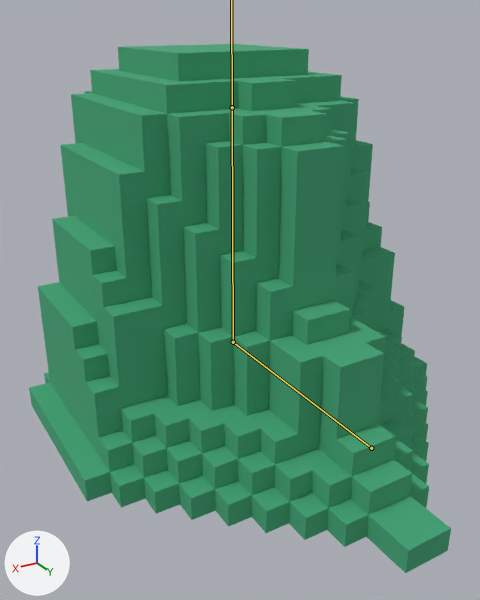
Before and after pictures for a commit that changed the FBX model AGS2020 Unity/Assets/_My/Model/Slime.fbx.
Rendered twice from a 50 mm camera at (1.45, 2.37, 1.73) aimed at (0.12, 0.14, 0.62). Arrows for +X, +Y and +Z are at lower left; the lights stay in place. The bones that bend it are drawn over the model as lines.

Names of what the first picture shows: 'ObjObject'.
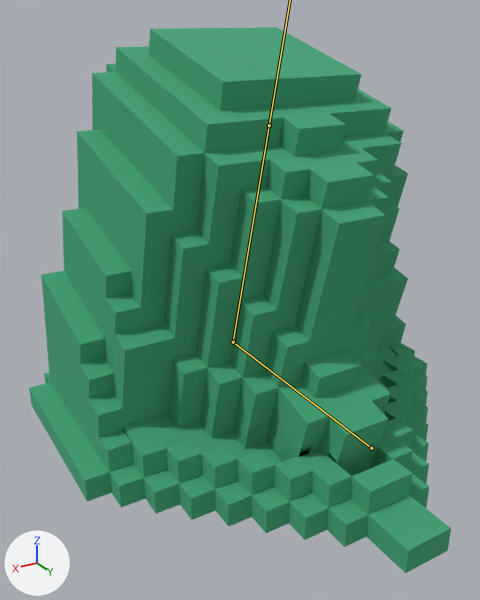
The newer file adds an action. The first version stands in its rest pose; the second is drawn at frame 2 of the action 'アーマチュア|Damage'.

Where the change shows, as pixel boxes [x1, y1, x2, y2] in the pictures (480 x 600 px):
'ObjObject', posed: before [29, 44, 451, 573]; after [29, 27, 451, 573]
bone 'Body', root to tip: before (233, 342) to (232, 107); after (233, 342) to (269, 125)

Patch to the scene script:
```diff
--- a/AGS2020 Unity/Assets/_My/Model/Slime.fbx.py
+++ b/AGS2020 Unity/Assets/_My/Model/Slime.fbx.py
@@ bone_body @@
 bone_body = bpy.data.objects['アーマチュア'].pose.bones['Body']  # child of 'Master'
-bone_body.rotation_quaternion = (1.0, 0.0, 0.0, 0.0)  # degrees (0, 0, 0)
+bone_body.rotation_quaternion = (0.991, -0.131, 0.0, 0.0)  # degrees (-15, 0, 0)
```
